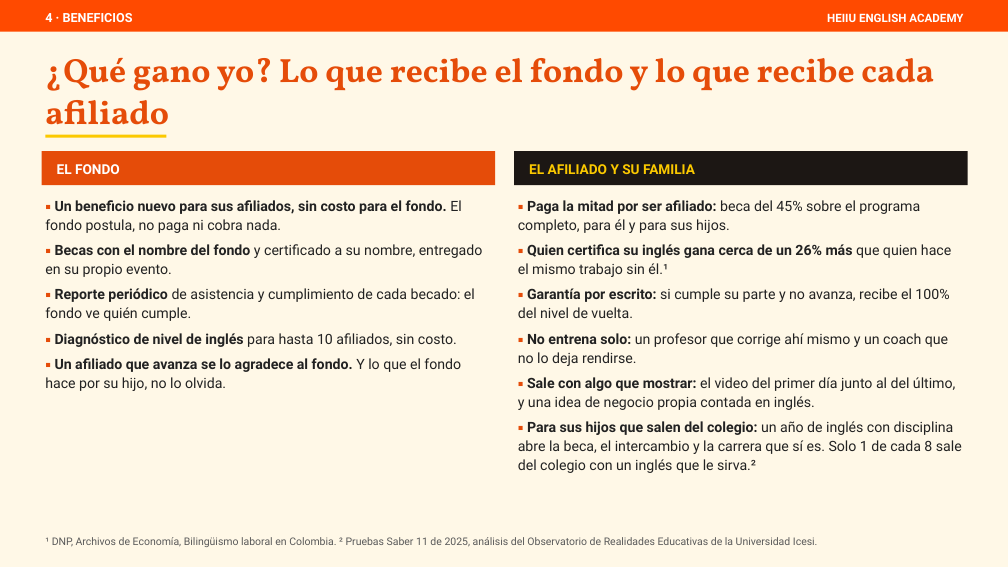
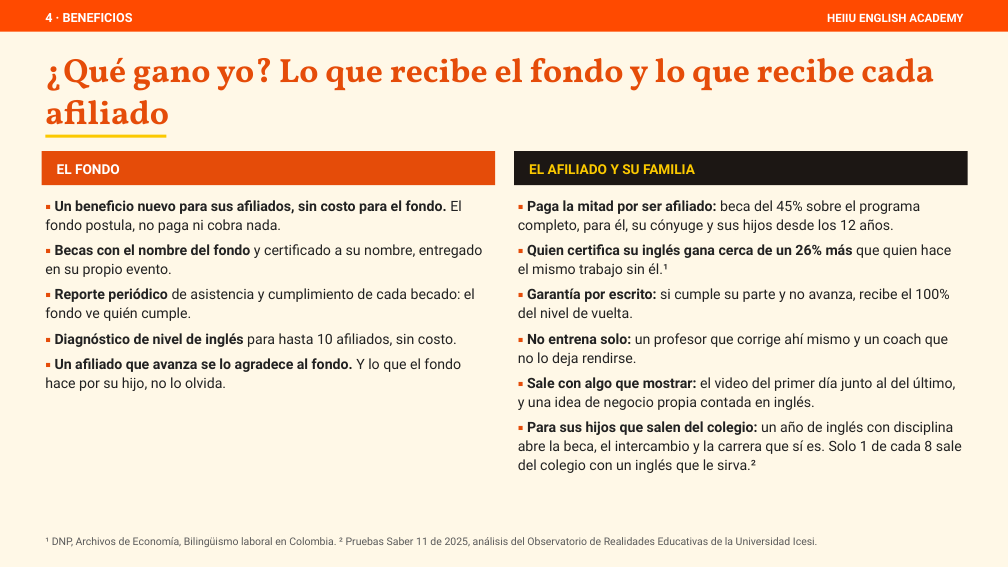
Before and after one commit to gomezrdiana/Plan-academico, a slide deck: slide 5 of recursos/comercial/B2B/PRESENTACION_FONDOS_EMPLEADOS_HEIIU.pptx. Drawn at 1008x567 pixels with LibreOffice and Linux fonts; fonts in the diff are those of the drawing. Boxes give left, top, right and bottom in pixels: in the first picture for what was removed or moved away, otherwise in the second. Text is boxed around its words. In the diff, an @@ line names an element or a change of style, - is before the commit and + after.

```diff
--- a/recursos/comercial/B2B/PRESENTACION_FONDOS_EMPLEADOS_HEIIU.pptx
+++ b/recursos/comercial/B2B/PRESENTACION_FONDOS_EMPLEADOS_HEIIU.pptx
@@ text at bbox=[518, 200, 920, 233]: text changed @@
-▪ Paga la mitad por ser afiliado: beca del 45% sobre el programa completo, para él y para sus hijos.
+▪ Paga la mitad por ser afiliado: beca del 45% sobre el programa completo, para él, su cónyuge y sus hijos desde los 12 años.
```
Also in this commit, not shown: 1 other slide changed, 10 other files.
